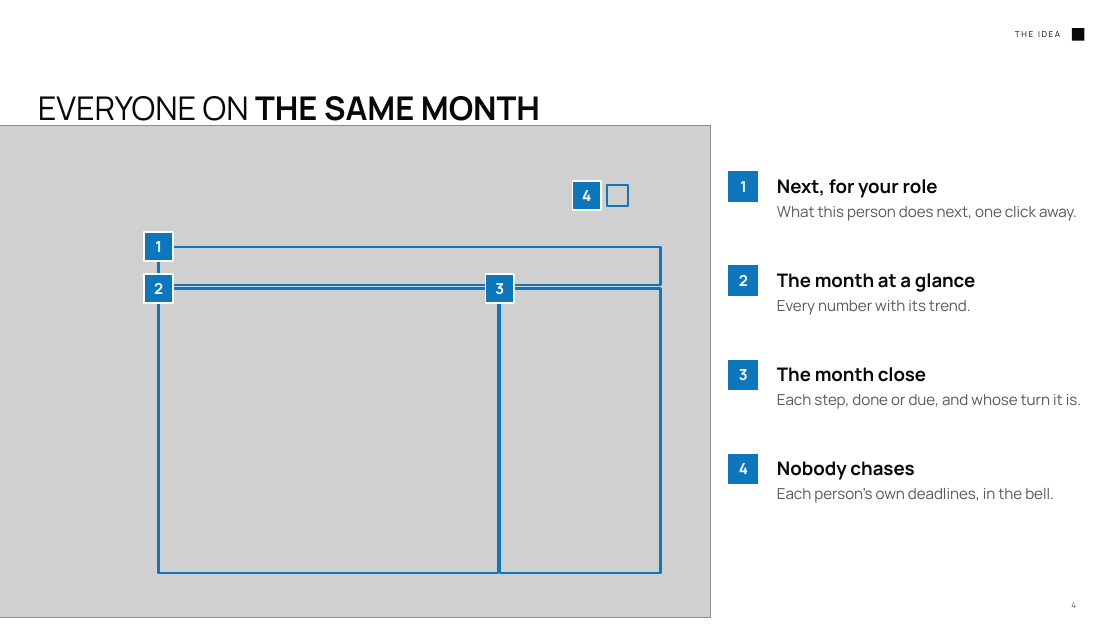
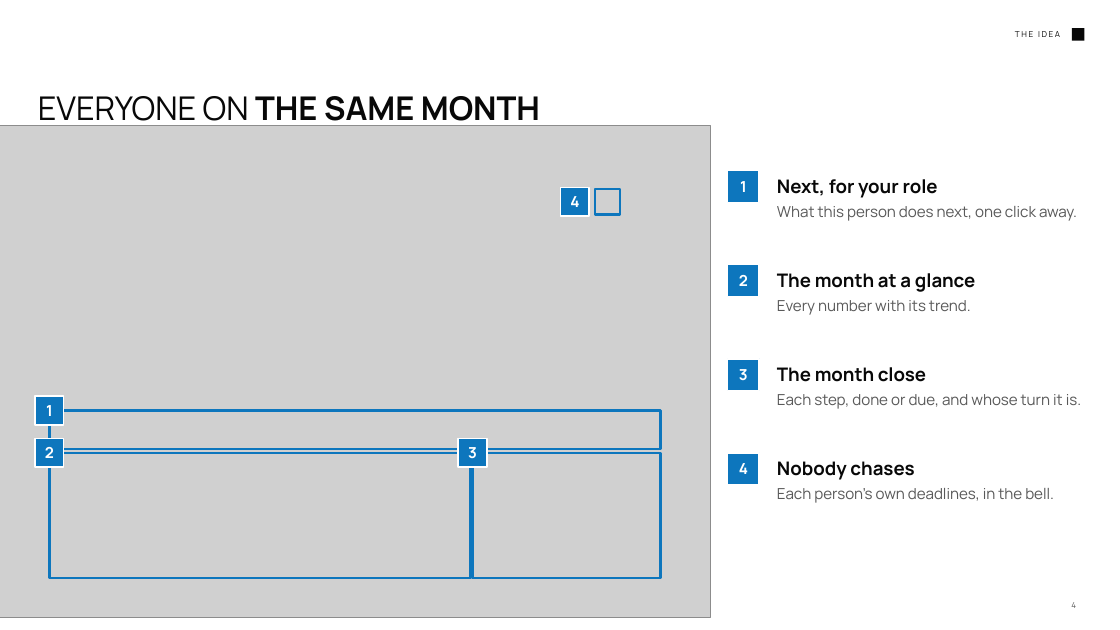
Before and after one commit to Wizdeed1/s, a slide deck: slide 4 of final/Cadence - Overview.pptx. Drawn at 1120x630 pixels with LibreOffice and Linux fonts; fonts in the diff are those of the drawing; grey boxes stand for pictures; background and template pictures are left out. Boxes give left, top, right and bottom in pixels: in the first picture for what was removed or moved away, otherwise in the second. Text is boxed around its words. In the diff, an @@ line names an element or a change of style, - is before the commit and + after.

```diff
--- a/final/Cadence - Overview.pptx
+++ b/final/Cadence - Overview.pptx
@@ text "4" moved from (x1=582, y1=190, x2=591, y2=201) to (x1=570, y1=196, x2=579, y2=207) @@
@@ rectangle moved from (x1=573, y1=181, x2=602, y2=210) to (x1=560, y1=187, x2=589, y2=216) @@
@@ rectangle resized from (x1=607, y1=185, x2=628, y2=206) to (x1=595, y1=189, x2=620, y2=214) @@
@@ rectangle resized from (x1=159, y1=247, x2=660, y2=285) to (x1=50, y1=411, x2=660, y2=450) @@
@@ 2 texts, 2 rectangles moved together from (x1=145, y1=233, x2=173, y2=303) to (x1=35, y1=397, x2=64, y2=467) @@
@@ text "3" moved from (x1=495, y1=283, x2=504, y2=295) to (x1=468, y1=447, x2=477, y2=458) @@
@@ rectangle moved from (x1=486, y1=275, x2=514, y2=303) to (x1=459, y1=439, x2=487, y2=467) @@
@@ rectangle resized from (x1=159, y1=289, x2=498, y2=573) to (x1=50, y1=453, x2=471, y2=578) @@
@@ rectangle resized from (x1=500, y1=289, x2=660, y2=573) to (x1=473, y1=453, x2=661, y2=578) @@
```
Also in this commit, not shown: 4 other slides changed, 1 slide removed, 2 other files.
